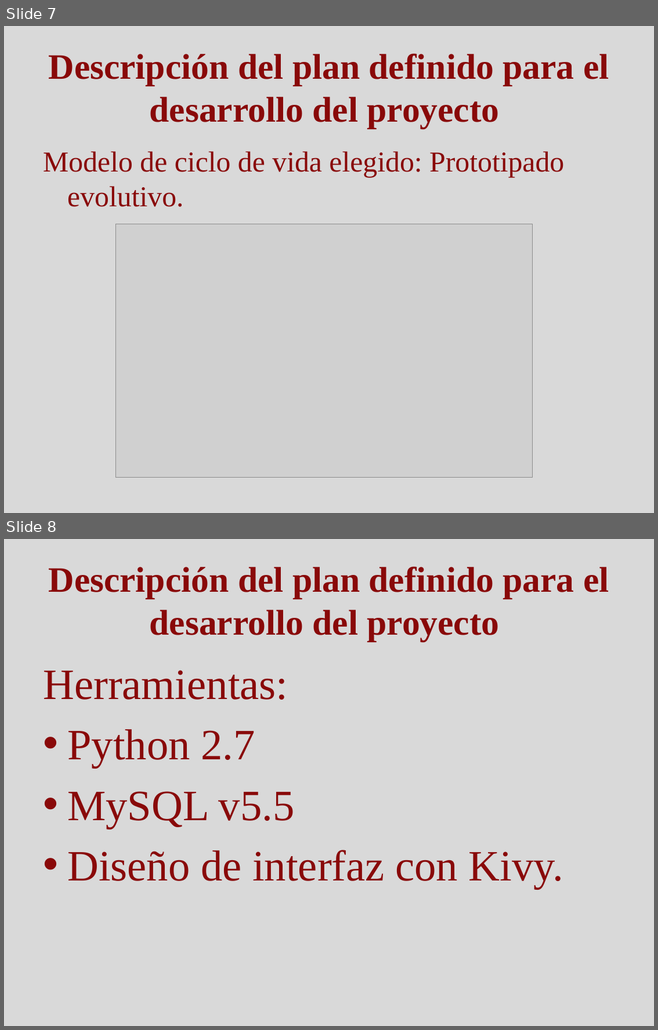
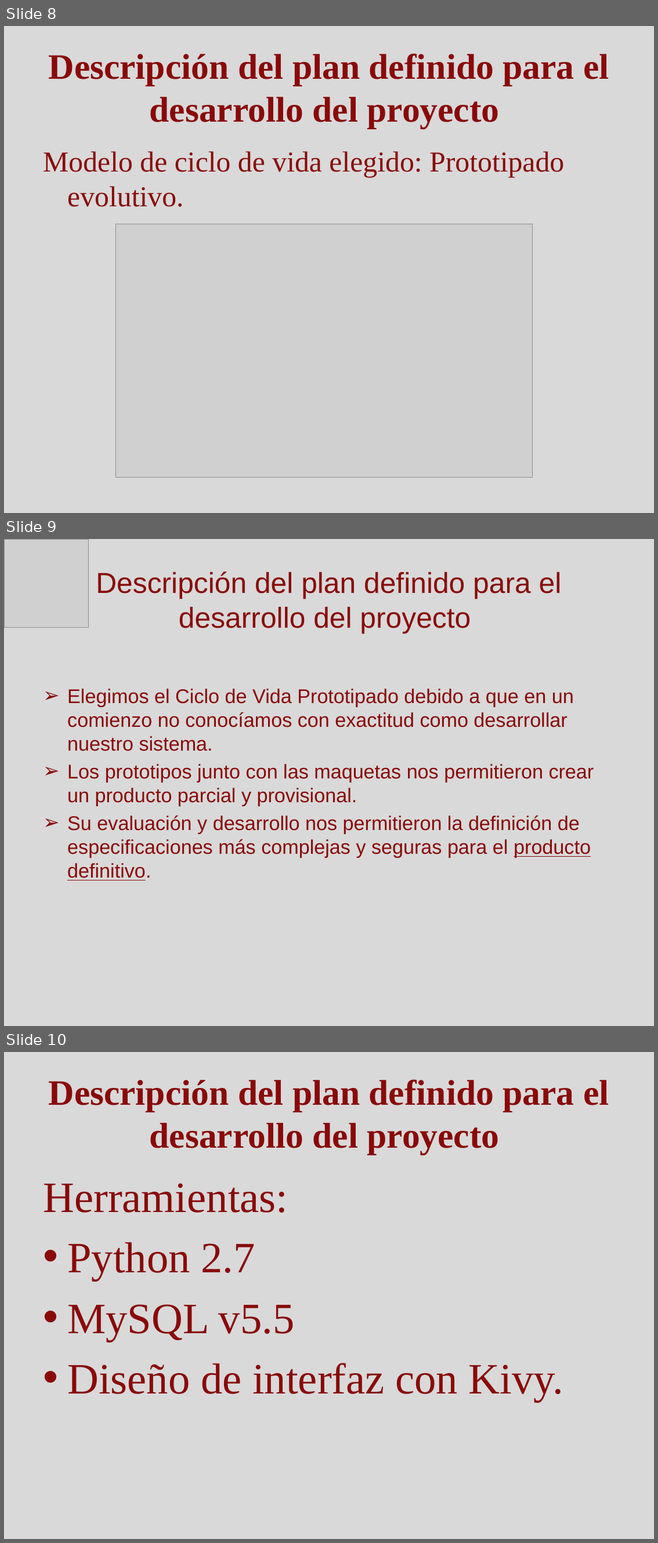
Before and after one commit to Skruptovski/SCTps, a slide deck: Documentación/Presentacion SCTPs.pptx. Shown one above the other, each under a label of ours: slides 7 and 8 before the commit, slides 8, 9 and 10 after it. The pictures are 658x1030 and 658x1543 pixels, drawn with LibreOffice and Linux fonts; fonts in the diff are those of the drawing; grey boxes stand for pictures. Boxes give left, top, right and bottom in pixels: in the first picture for what was removed or moved away, otherwise in the second. Text is boxed around its words. In the diff, an @@ line names an element or a change of style, - is before the commit and + after.

Commit message:
Actualizo ppt. Todavía faltan explicaciones (las descripciónes que agregue las podemos suprimir)

```diff
--- a/Documentación/Presentacion SCTPs.pptx
+++ b/Documentación/Presentacion SCTPs.pptx
@@ slide 9 added at box(4, 539, 654, 1026), background #D9D9D9 @@
@@ picture added at box(4, 539, 89, 627) @@
@@ title added at box(96, 571, 561, 634), 32 pt, text #890909 @@
+Descripción del plan definido para el desarrollo del proyecto
@@ text added at box(67, 689, 594, 881), 22 pt, text #890909 @@
+➢ Elegimos el Ciclo de Vida Prototipado debido a que en un comienzo no conocíamos con exactitud como desarrollar nuestro sistema.
+➢ Los prototipos junto con las maquetas nos permitieron crear un producto parcial y provisional.
+➢ Su evaluación y desarrollo nos permitieron la definición de especificaciones más complejas y seguras para el producto definitivo.
@@ what was slide 7 is now slide 8 @@
@@ what was slide 8 is now slide 10 @@
```
Also in this commit, not shown: 14 other slides added, 7 other files.
